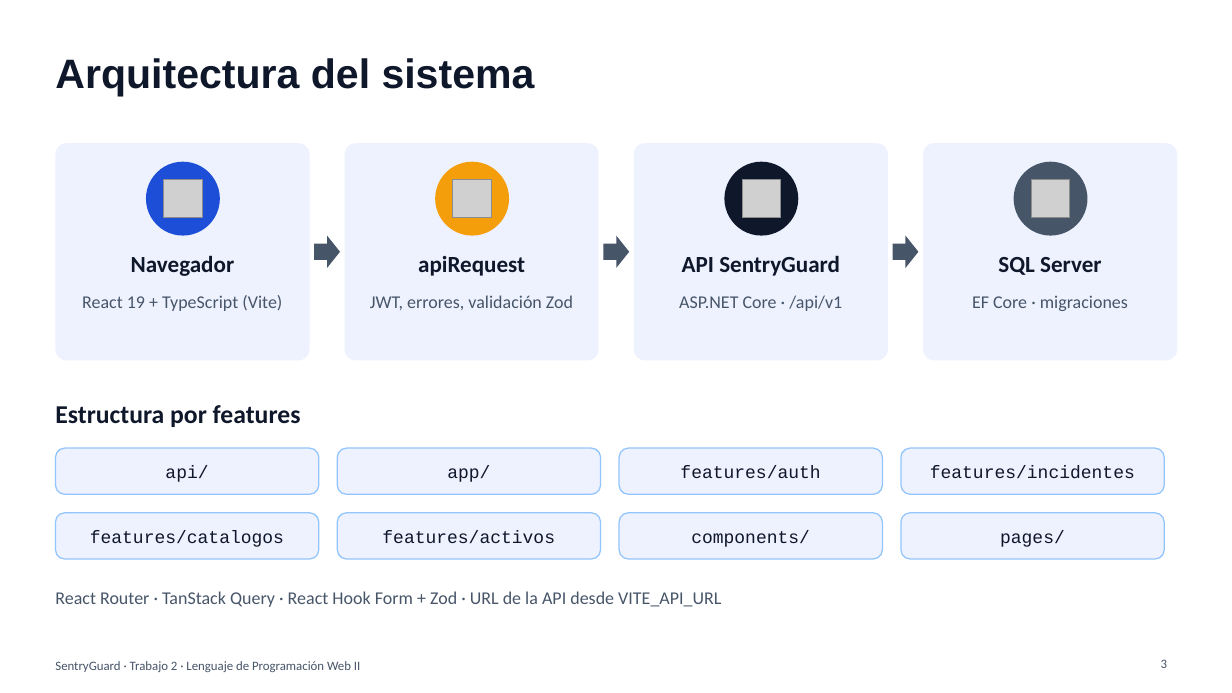
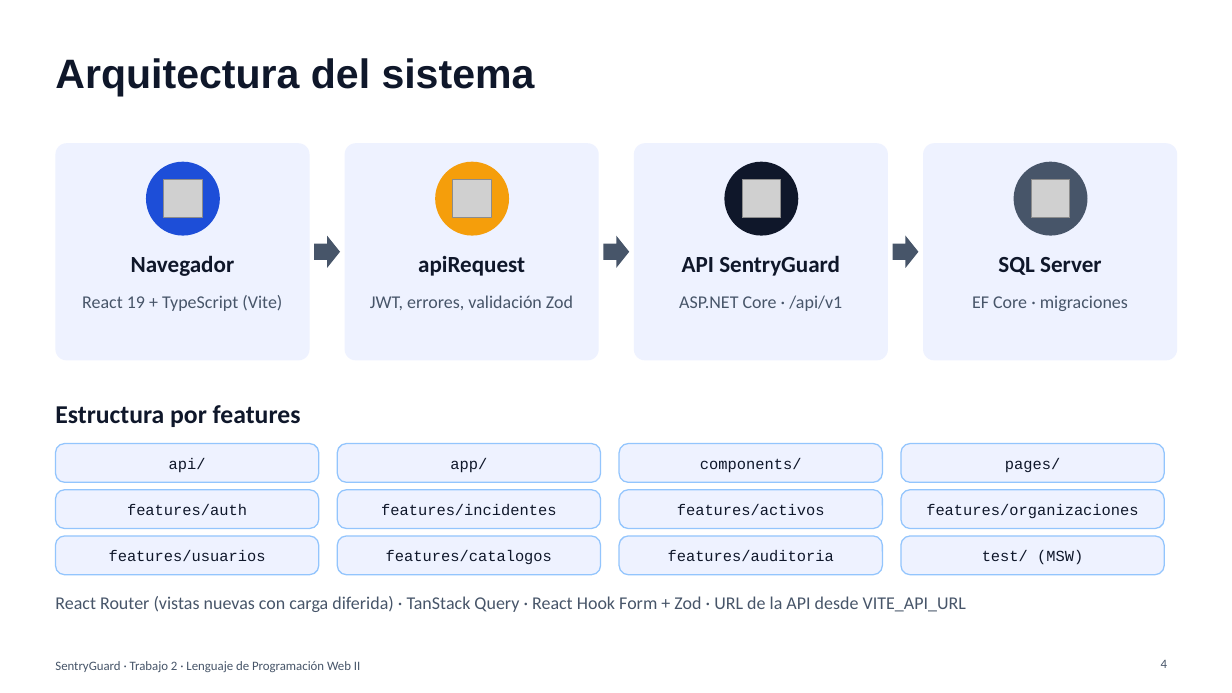
Before and after one commit to bastiovalleipvg/SentryGuard, a slide deck: slide 4 of docs/Presentacion_Trabajo2.pptx (slide 3 before the commit). Drawn at 1232x693 pixels with LibreOffice and Linux fonts; fonts in the diff are those of the drawing; grey boxes stand for pictures. Boxes give left, top, right and bottom in pixels: in the first picture for what was removed or moved away, otherwise in the second. Text is boxed around its words. In the diff, an @@ line names an element or a change of style, - is before the commit and + after.

```diff
--- a/docs/Presentacion_Trabajo2.pptx
+++ b/docs/Presentacion_Trabajo2.pptx
@@ rounded rectangle: place and size @@
-rounded rectangle at box(55, 448, 319, 494)
+rounded rectangle at box(55, 444, 319, 482)
@@ rounded rectangle: place and size @@
-rounded rectangle at box(337, 448, 601, 494)
+rounded rectangle at box(337, 444, 601, 482)
@@ rounded rectangle: place and size @@
-rounded rectangle at box(619, 448, 883, 494)
+rounded rectangle at box(619, 444, 883, 482)
@@ text "components/": place and size @@
-text "components/" at box(691, 530, 810, 547)
+text "components/" at box(700, 458, 802, 473)
@@ size 14 to 12 pt in 4 elements at box(169, 458, 206, 472), box(450, 458, 487, 473), box(700, 458, 802, 473), box(1005, 458, 1060, 472) @@
@@ rounded rectangle: place and size @@
-rounded rectangle at box(901, 448, 1165, 494)
+rounded rectangle at box(901, 444, 1165, 482)
@@ text "pages/": place and size @@
-text "pages/" at box(1000, 530, 1065, 547)
+text "pages/" at box(1005, 458, 1060, 472)
@@ rounded rectangle: place and size @@
-rounded rectangle at box(55, 513, 319, 559)
+rounded rectangle at box(55, 490, 319, 529)
@@ text at box(127, 504, 247, 515): text changed; size 14 to 12 pt @@
-features/catalogos
+features/auth
@@ rounded rectangle: place and size @@
-rounded rectangle at box(337, 513, 601, 559)
+rounded rectangle at box(337, 490, 601, 529)
@@ text at box(381, 504, 556, 515): text changed; size 14 to 12 pt @@
-features/activos
+features/incidentes
@@ rounded rectangle: place and size @@
-rounded rectangle at box(619, 513, 883, 559)
+rounded rectangle at box(619, 490, 883, 529)
@@ text at box(677, 504, 825, 515): text changed; size 14 to 12 pt @@
-features/auth
+features/activos
@@ proportions changed in 8 elements at box(55, 444, 319, 482), box(337, 444, 601, 482), box(619, 444, 883, 482), box(901, 444, 1165, 482), box(55, 490, 319, 529), box(337, 490, 601, 529), box(619, 490, 883, 529), box(901, 490, 1165, 529) @@
@@ rounded rectangle: place and size @@
-rounded rectangle at box(901, 513, 1165, 559)
+rounded rectangle at box(901, 490, 1165, 529)
@@ text at box(926, 504, 1138, 518): text changed; size 14 to 12 pt @@
-features/incidentes
+features/organizaciones
@@ rounded rectangle added at box(55, 536, 319, 575), fill #EEF2FF, outline #93C5FD 1 pt @@
@@ rounded rectangle added at box(337, 536, 601, 575), fill #EEF2FF, outline #93C5FD 1 pt @@
@@ rounded rectangle added at box(619, 536, 883, 575), fill #EEF2FF, outline #93C5FD 1 pt @@
@@ rounded rectangle added at box(901, 536, 1165, 575), fill #EEF2FF, outline #93C5FD 1 pt @@
@@ text added at box(109, 550, 266, 561), 12 pt, text #0F172A @@
+features/usuarios
@@ text added at box(386, 550, 552, 564), 12 pt, text #0F172A @@
+features/catalogos
@@ text added at box(668, 550, 834, 561), 12 pt, text #0F172A @@
+features/auditoria
@@ text added at box(982, 550, 1083, 565), 12 pt, text #0F172A @@
+test/ (MSW)
@@ text at box(55, 596, 966, 612): text changed @@
-React Router · TanStack Query · React Hook Form + Zod · URL de la API desde VITE_API_URL
+React Router (vistas nuevas con carga diferida) · TanStack Query · React Hook Form + Zod · URL de la API desde VITE_API_URL
@@ page number at box(1161, 660, 1167, 668): text changed @@
-3
+4
```
Also in this commit, not shown: 7 other slides changed, 1 slide added, 44 other files.
